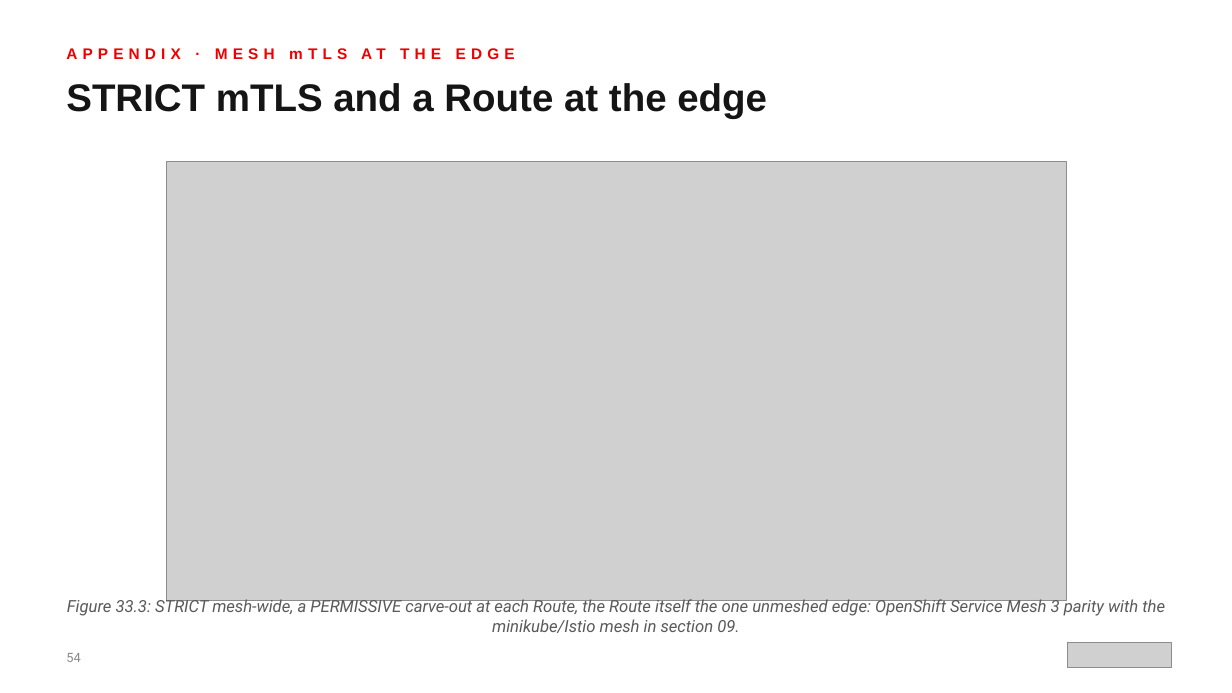
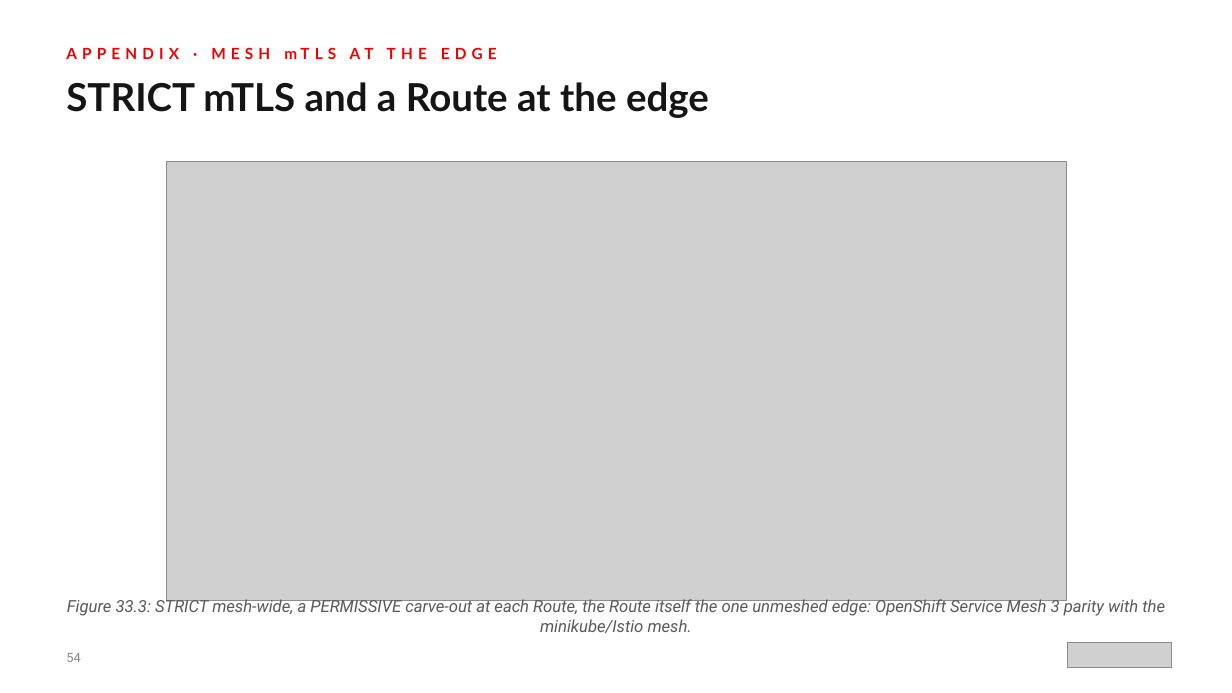
Before and after one commit to patterncatalyst/modernizing-enterprise-applications-python, a slide deck: slide 54 of presentation/modernizing-201/Modernizing-201-r1.1.pptx. Drawn at 1232x693 pixels with LibreOffice and Linux fonts; fonts in the diff are those of the drawing; grey boxes stand for pictures. Boxes give left, top, right and bottom in pixels: in the first picture for what was removed or moved away, otherwise in the second. Text is boxed around its words. In the diff, an @@ line names an element or a change of style, - is before the commit and + after.

```diff
--- a/presentation/modernizing-201/Modernizing-201-r1.1.pptx
+++ b/presentation/modernizing-201/Modernizing-201-r1.1.pptx
@@ text "APPENDIX · MESH mTLS AT ..." at bbox=[203, 82, 709, 118]: font Arial to Lato @@
@@ text "STRICT mTLS and a Route ..." at bbox=[66, 82, 508, 112]: font Arial to Lato @@
@@ text at bbox=[67, 597, 1165, 633]: text changed @@
-Figure 33.3: STRICT mesh-wide, a PERMISSIVE carve-out at each Route, the Route itself the one unmeshed edge: OpenShift Service Mesh 3 parity with the minikube/Istio mesh in section 09.
+Figure 33.3: STRICT mesh-wide, a PERMISSIVE carve-out at each Route, the Route itself the one unmeshed edge: OpenShift Service Mesh 3 parity with the minikube/Istio mesh.
```
Also in this commit, not shown: 82 other slides changed, 8 other files.
